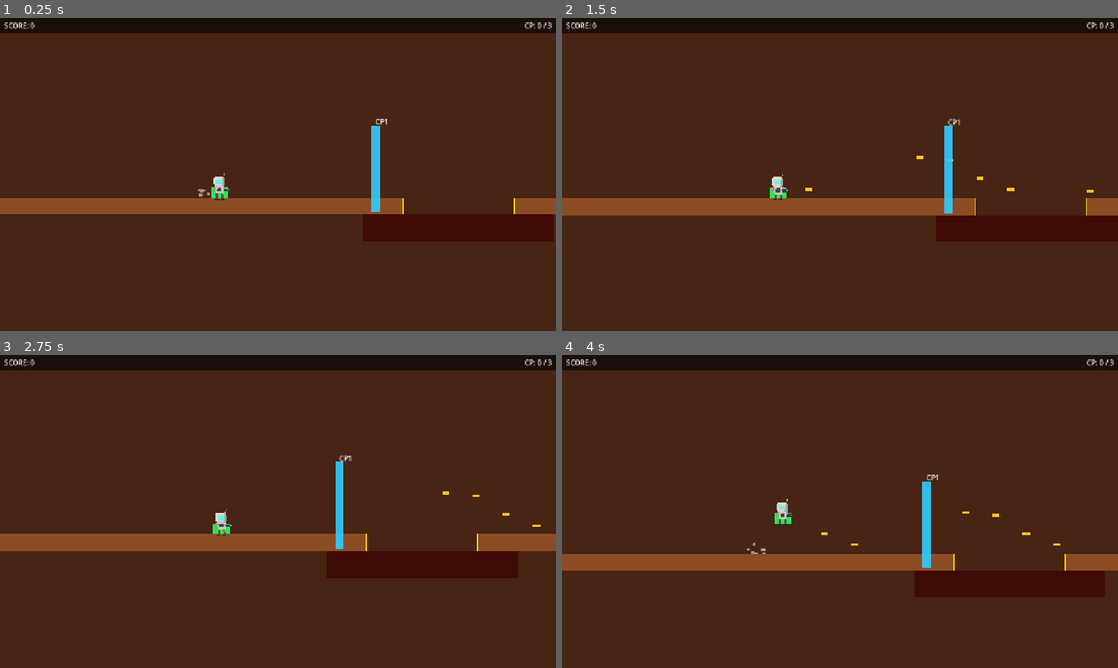
Above: before the commit, frames 1-4 (two rows, left to right).
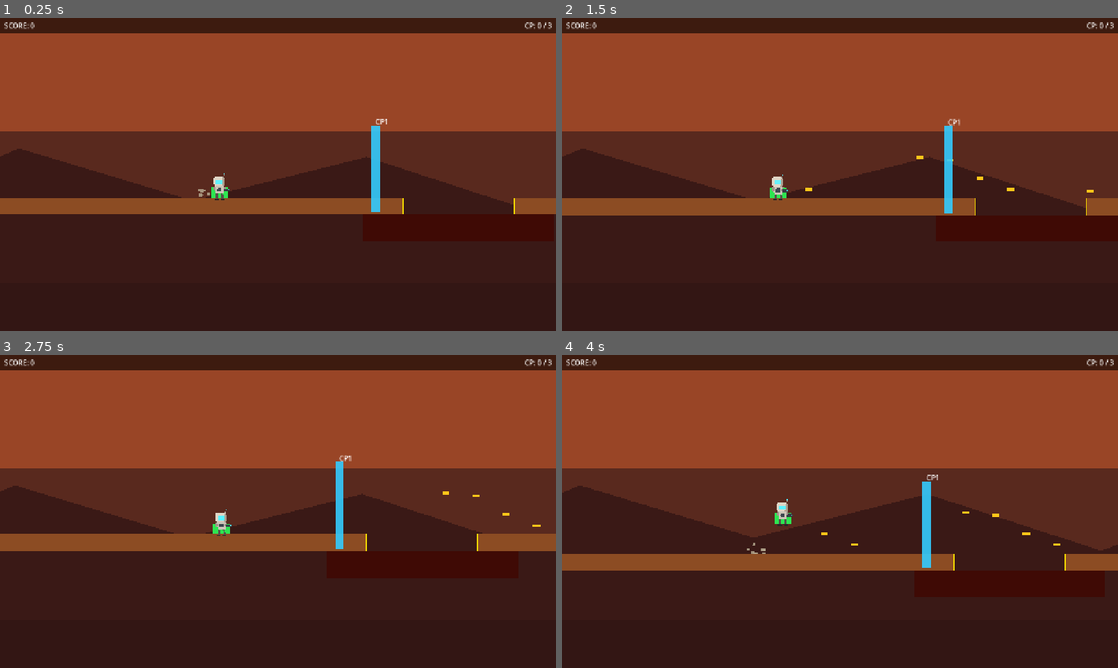
Above: after the commit, the same moments.

Repository: NGKsSystems/NGKs_Crater_Wardens-
Game: Godot game, scene res://scenes/level/test_lane.tscn
Same seed, same stepped clock (60 frames per second), same inputs: the game is played once before the commit and once after it.
Inputs:
- Up to frame 1 (0.25 s): no input
- Up to frame 2 (1.5 s): tap Enter at 0.5 s; hold Z (fire_forward) from 0.53 s (still down); tap R at 0.6, 1.35 s; tap Space (jump) at 0.77 s
- Up to frame 3 (2.75 s): tap Space (jump) at 1.52 s; release Z (fire_forward) at 2.03 s; tap R at 2.1 s
- Up to frame 4 (4 s): hold Z (fire_forward) from 2.78 s (still down); tap R at 2.85, 3.6 s; tap Space (jump) at 3.02, 3.77 s

The runs differ from the first frame. In frame 1, 36% of the frame differs, in the area x 0-100%, y 0-37%; in frame 2, 36%; in frame 3, 36%; in frame 4, 36%.

Commit message:
Phase 14: Wire MarsBackground_v2 into all levels — remove old sky, move to top of scene tree

Diff:
--- /dev/null
+++ b/scenes/environment/MarsBackground_v2.tscn
@@ -0,0 +1,150 @@
+[gd_scene load_steps=2 format=3]
+
+[ext_resource type="Script" path="res://scripts/environment/mars_background.gd" id="1"]
+
+[node name="MarsBackgroundV2" type="ParallaxBackground"]
+script = ExtResource("1")
+scroll_base_scale = Vector2(1, 1)
+
+[node name="SkyLayer" type="ParallaxLayer" parent="."]
+motion_scale = Vector2(0.02, 0.0)
+
+[node name="SkyTop" type="ColorRect" parent="SkyLayer"]
+offset_left = -8000.0
+offset_top = -2500.0
+offset_right = 8000.0
+offset_bottom = -150.0
+color = Color(0.79, 0.42, 0.23, 1)
+
+[node name="SkyMid" type="ColorRect" parent="SkyLayer"]
+offset_left = -8000.0
+offset_top = -150.0
+offset_right = 8000.0
+offset_bottom = 260.0
+color = Color(0.60, 0.27, 0.15, 1)
+
+[node name="SkyLow" type="ColorRect" parent="SkyLayer"]
+offset_left = -8000.0
+offset_top = 260.0
+offset_right = 8000.0
+offset_bottom = 900.0
+color = Color(0.35, 0.16, 0.12, 1)
+
+[node name="UpperGlow" type="Polygon2D" parent="SkyLayer"]
+color = Color(1, 0.72, 0.4, 0.14)
+polygon = PackedVector2Array(-8000, -900, 8000, -900, 8000, -450, -8000, -650)
+
+[node name="FarMountains" type="ParallaxLayer" parent="."]
+motion_scale = Vector2(0.12, 0.0)
+
+[node name="MountainRange" type="Polygon2D" parent="FarMountains"]
+color = Color(0.23, 0.10, 0.09, 1)
+polygon = PackedVector2Array(
+-8000, 470,
+-7600, 430,
+-7200, 390,
+-6800, 450,
+-6400, 350,
+-6000, 420,
+-5600, 300,
+-5200, 440,
+-4800, 330,
+-4400, 410,
+-4000, 290,
+-3600, 430,
+-3200, 340,
+-2800, 460,
+-2400, 310,
+-2000, 390,
+-1600, 280,
+-1200, 420,
+-800, 335,
+-400, 470,
+0, 300,
+400, 420,
+800, 320,
+1200, 450,
+1600, 310,
+2000, 390,
+2400, 280,
+2800, 430,
+3200, 340,
+3600, 470,
+4000, 300,
+4400, 420,
+4800, 315,
+5200, 460,
+5600, 300,
+6000, 400,
+6400, 285,
+6800, 430,
+7200, 330,
+7600, 450,
+8000, 320,
+8000, 900,
+-8000, 900
+)
+
+[node name="Structures" type="ParallaxLayer" parent="."]
+motion_scale = Vector2(0.25, 0.0)
+
+[node name="TowerLeft" type="Polygon2D" parent="Structures"]
+position = Vector2(1350, 455)
+color = Color(0.10, 0.08, 0.08, 0.98)
+polygon = PackedVector2Array(-12, 135, -12, -95, 12, -95, 12, 135)
+
+[node name="TowerLeftCrossbar" type="Polygon2D" parent="Structures"]
+position = Vector2(1350, 365)
+color = Color(0.15, 0.12, 0.12, 0.98)
+polygon = PackedVector2Array(-8, -6, 58, -6, 58, 6, -8, 6)
+
+[node name="TowerLeftDish" type="Polygon2D" parent="Structures"]
+position = Vector2(1418, 364)
+color = Color(0.30, 0.95, 1, 0.75)
+polygon = PackedVector2Array(-12, -9, 12, -9, 18, 0, 12, 9, -12, 9, -18, 0)
+
+[node name="TowerMid" type="Polygon2D" parent="Structures"]
+position = Vector2(3200, 470)
+color = Color(0.08, 0.07, 0.07, 0.98)
+polygon = PackedVector2Array(-16, 120, -16, -80, 16, -80, 16, 120)
+
+[node name="TowerMidTop" type="Polygon2D" parent="Structures"]
+position = Vector2(3200, 390)
+color = Color(0.16, 0.13, 0.13, 0.98)
+polygon = PackedVector2Array(-28, -8, 28, -8, 34, 8, -34, 8)
+
+[node name="PipeRun" type="Polygon2D" parent="Structures"]
+position = Vector2(4950, 535)
+color = Color(0.12, 0.10, 0.10, 0.96)
+polygon = PackedVector2Array(-340, -10, 340, -10, 340, 10, -340, 10)
+
+[node name="PipeSupportA" type="Polygon2D" parent="Structures"]
+position = Vector2(4740, 510)
+color = Color(0.15, 0.13, 0.13, 0.96)
+polygon = PackedVector2Array(-8, -55, 8, -55, 8, 20, -8, 20)
+
+[node name="PipeSupportB" type="Polygon2D" parent="Structures"]
+position = Vector2(5140, 510)
+color = Color(0.15, 0.13, 0.13, 0.96)
+polygon = PackedVector2Array(-8, -55, 8, -55, 8, 20, -8, 20)
+
+[node name="DustLayer" type="ParallaxLayer" parent="."]
+motion_scale = Vector2(0.40, 0.0)
+
+[node name="DustBandA" type="Polygon2D" parent="DustLayer"]
+position = Vector2(1700, 500)
+color = Color(0.86, 0.42, 0.20, 0.12)
+polygon = PackedVector2Array(-280, -14, 280, -22, 280, 14, -280, 22)
+
+[node name="DustBandB" type="Polygon2D" parent="DustLayer"]
+position = Vector2(3900, 530)
+color = Color(0.92, 0.48, 0.22, 0.10)
+polygon = PackedVector2Array(-320, -10, 320, -16, 320, 16, -320, 22)
+
+[node name="GroundBackLayer" type="ParallaxLayer" parent="."]
+motion_scale = Vector2(0.18, 0.0)
+
+[node name="GroundBackStrip" type="Polygon2D" parent="GroundBackLayer"]
+position = Vector2(0, 610)
+color = Color(0.20, 0.09, 0.08, 0.95)
+polygon = PackedVector2Array(-8000, 0, 8000, 0, 8000, 260, -8000, 260)
--- a/scenes/level/test_lane.tscn
+++ b/scenes/level/test_lane.tscn
@@ -30,7 +30,7 @@
 [ext_resource type="Script"      path="res://scripts/level/stage_controller.gd"   id="9"]
 [ext_resource type="PackedScene" path="res://scenes/level/checkpoint_marker.tscn" id="10"]
 [ext_resource type="PackedScene" path="res://scenes/ui/hud.tscn"                   id="11"]
-[ext_resource type="PackedScene" path="res://scenes/environment/MarsBackground.tscn" id="12"]
+[ext_resource type="PackedScene" path="res://scenes/environment/MarsBackground_v2.tscn" id="12"]
 
 [sub_resource type="RectangleShape2D" id="ShapeGL"]
 size = Vector2(960, 40)
@@ -53,17 +53,10 @@
 [node name="TestLane" type="Node2D"]
 script = ExtResource("2")
 
-[node name="HUD" parent="." instance=ExtResource("11")]
 [node name="MarsBackground" parent="." instance=ExtResource("12")]
 camera_path = NodePath("../Rover/Camera2D")
 
-[node name="SkyLayer" type="CanvasLayer" parent="."]
-layer = -10
-
-[node name="Sky" type="ColorRect" parent="SkyLayer"]
-position = Vector2(0, 0)
-size = Vector2(1280, 720)
-color = Color(0.28, 0.14, 0.08, 1)
+[node name="HUD" parent="." instance=ExtResource("11")]
 
 [node name="GroundLeft" type="StaticBody2D" parent="."]
 position = Vector2(80, 570)
--- a/scenes/level/test_lane_2.tscn
+++ b/scenes/level/test_lane_2.tscn
@@ -31,7 +31,7 @@
 [ext_resource type="Script"      path="res://scripts/level/stage_controller.gd"   id="8"]
 [ext_resource type="PackedScene" path="res://scenes/level/checkpoint_marker.tscn"  id="9"]
 [ext_resource type="PackedScene" path="res://scenes/ui/hud.tscn"                   id="10"]
-[ext_resource type="PackedScene" path="res://scenes/environment/MarsBackground.tscn" id="11"]
+[ext_resource type="PackedScene" path="res://scenes/environment/MarsBackground_v2.tscn" id="11"]
 
 [sub_resource type="RectangleShape2D" id="ShapeG2L"]
 size = Vector2(2300, 40)
@@ -51,17 +51,10 @@
 [node name="TestLane" type="Node2D"]
 script = ExtResource("2")
 
-[node name="HUD" parent="." instance=ExtResource("10")]
 [node name="MarsBackground" parent="." instance=ExtResource("11")]
 camera_path = NodePath("../Rover/Camera2D")
 
-[node name="SkyLayer" type="CanvasLayer" parent="."]
-layer = -10
-
-[node name="Sky" type="ColorRect" parent="SkyLayer"]
-position = Vector2(0, 0)
-size = Vector2(1280, 720)
-color = Color(0.28, 0.14, 0.08, 1)
+[node name="HUD" parent="." instance=ExtResource("10")]
 
 [node name="GroundL2Left" type="StaticBody2D" parent="."]
 position = Vector2(750, 570)
--- a/scenes/level/test_lane_3.tscn
+++ b/scenes/level/test_lane_3.tscn
@@ -31,7 +31,7 @@
 [ext_resource type="Script"      path="res://scripts/level/stage_controller.gd"   id="8"]
 [ext_resource type="PackedScene" path="res://scenes/level/checkpoint_marker.tscn"  id="9"]
 [ext_resource type="PackedScene" path="res://scenes/ui/hud.tscn"                   id="10"]
-[ext_resource type="PackedScene" path="res://scenes/environment/MarsBackground.tscn" id="11"]
+[ext_resource type="PackedScene" path="res://scenes/environment/MarsBackground_v2.tscn" id="11"]
 
 [sub_resource type="RectangleShape2D" id="ShapeG3L"]
 size = Vector2(2800, 40)
@@ -51,17 +51,10 @@
 [node name="TestLane" type="Node2D"]
 script = ExtResource("2")
 
-[node name="HUD" parent="." instance=ExtResource("10")]
 [node name="MarsBackground" parent="." instance=ExtResource("11")]
 camera_path = NodePath("../Rover/Camera2D")
 
-[node name="SkyLayer" type="CanvasLayer" parent="."]
-layer = -10
-
-[node name="Sky" type="ColorRect" parent="SkyLayer"]
-position = Vector2(0, 0)
-size = Vector2(1280, 720)
-color = Color(0.28, 0.14, 0.08, 1)
+[node name="HUD" parent="." instance=ExtResource("10")]
 
 [node name="GroundL3Left" type="StaticBody2D" parent="."]
 position = Vector2(1000, 570)
